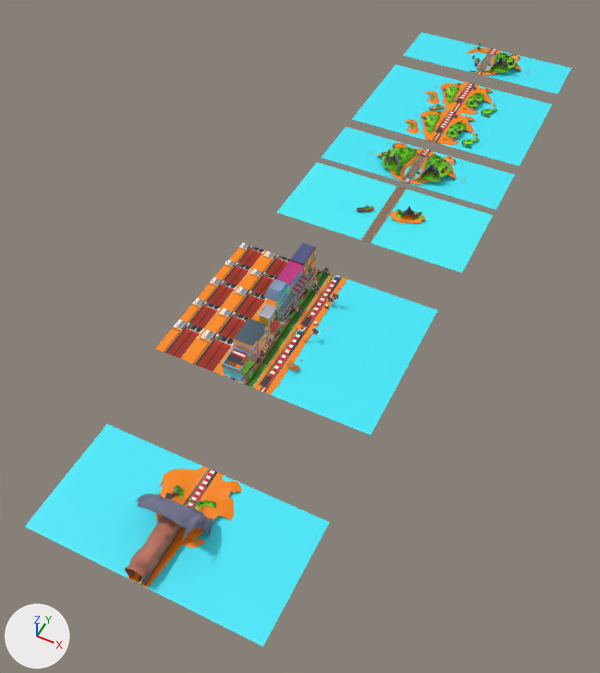
Two versions of the FBX model Assets/ArtWork/PreBakedEnvironments/Beach/beach_Updated_New.fbx, one commit apart.
Camera for both pictures: a 50 mm lens placed at (66.0, -280.0, 168.0), pointed at (-8.0, -132.0, -18.0). The lights are fixed; the arrows at lower left show +X, +Y and +Z. Where no turn or scale is listed for an object, it has been applied to the vertices. Vertices at the same position are counted once.

Objects in the first picture: 'Ground2', 'Ground_Baked_', 'Ground_baked_', 'buildings5__Unbaked_', 'green3', 'grren2', 'tuneel_unbaked_', 'water1', 'water2', 'water3', 'water4__Unbaked_', 'water5_unbaked_', 'water_unbaked_'.
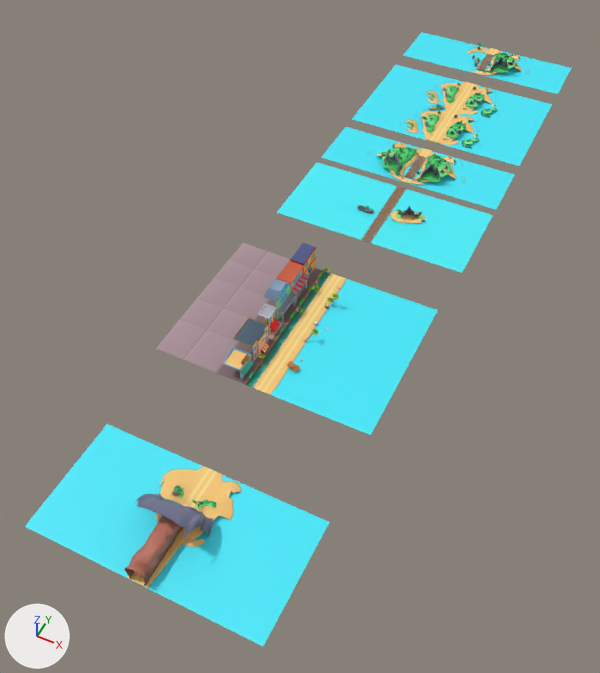
Pixel boxes [x1, y1, x2, y2] of what changed, in the pictures (600 x 673 px):
'Ground_Baked_', recoloured (orange to grey): [155, 243, 347, 395] in both
'buildings5__Unbaked_', reshaped: before [222, 243, 342, 381]; after [223, 243, 342, 380]
'Ground_baked_', recoloured (orange to beige): [126, 466, 242, 588] in both
'Ground2', recoloured (orange to beige): [404, 82, 496, 149] in both
part 1 of me_mesh_013, deleted: before [259, 315, 272, 341]
part 2 of me_mesh_013, deleted: before [233, 339, 254, 362]
part 3 of me_mesh_013, deleted: before [222, 363, 241, 381]
part 4 of me_mesh_013, recoloured: [223, 247, 342, 380] in both
part 5 of me_mesh_004, surface changed: [410, 83, 498, 139] in both
part 6 of me_mesh_004, recoloured: [405, 81, 495, 144] in both
part 7 of me_mesh_007, surface changed: [380, 147, 453, 182] in both
part 8 of me_mesh_007, recoloured: [381, 143, 451, 181] in both

Diff of the bpy script that builds the scene:
```diff
--- a/Assets/ArtWork/PreBakedEnvironments/Beach/beach_Updated_New.fbx.py
+++ b/Assets/ArtWork/PreBakedEnvironments/Beach/beach_Updated_New.fbx.py
@@ img_atlas_1_city_final_new_updated_png @@
+img_atlas_1_city_final_new_updated_png = load_image('atlas_1_city_Final_new updated.png', '../City/atlas_1_city_Final_new updated.png', 1024, 1024, 'sRGB')
@@ mat_neww2 @@
+mat_neww2 = principled_material('Neww2')
+mat_neww2.texture = img_atlas_1_city_final_new_updated_png
@@ me_mesh_005 @@
 me_mesh_005.from_pydata(...)  # 617 vertices, 546 faces; spans x -13.8..13.8, y -20.5..20.5, z -0.7..0.7
-me_mesh_005.materials.append(mat_neww)  # picture img_gradients1_psd
+me_mesh_005.materials.append(mat_neww2)  # picture img_atlas_1_city_final_new_updated_png
@@ me_mesh_013 @@
 # used by ob_buildings5__unbaked; location = (-3.6, -143.9, 5.3)
-me_mesh_013.from_pydata(...)  # 10452 vertices, 8630 faces; spans x -9.3..9.3, y -23.3..23.3, z -5.2..5.2
+me_mesh_013.from_pydata(...)  # 10259 vertices, 8431 faces; spans x -9.3..9.3, y -23.3..23.3, z -5.2..5.2
+# me_mesh_013 part 1: 22 vertices removed from x -8.5..-7.0, y -7.8..-2.6, z -4.3..2.6
+# me_mesh_013 part 2: 7 vertices removed from x -9.3, y -16.3, z -4.3..1.4
+# me_mesh_013 part 3: 7 vertices removed from x -8.7..-8.6, y -23.3..-23.1, z -4.4..-0.7
+# me_mesh_013 part 4: 8423 faces spanning x -9.3..9.3, y -23.3..23.3, z -5.2..5.2 switch from mat_neww (picture img_gradients1_psd) to mat_neww2 (picture img_atlas_1_city_final_new_updated_png)
@@ me_mesh_015 @@
 me_mesh_015.from_pydata(...)  # 325 vertices, 296 faces; spans x -10.4..10.4, y -15.8..15.8, z -0.7..0.7
-me_mesh_015.materials.append(mat_neww)  # picture img_gradients1_psd
+me_mesh_015.materials.append(mat_neww2)  # picture img_atlas_1_city_final_new_updated_png
@@ me_mesh_004 @@
 # used by ob_grren2; location = (0.5, -25.6, 2.0)
-me_mesh_004.from_pydata(...)  # 19027 vertices, 14197 faces; spans x -15.0..15.0, y -20.2..20.2, z -2.6..2.6
+me_mesh_004.from_pydata(...)  # 17912 vertices, 13465 faces; spans x -15.0..15.0, y -20.2..20.2, z -2.6..2.6
+# me_mesh_004 part 5: 2110 kept faces spanning x -11.4..13.7, y -16.7..15.4, z -2.3..2.6 get new texture (UV) coordinates
+# me_mesh_004 part 6: 13306 faces spanning x -15.0..15.0, y -20.2..20.2, z -2.6..2.6 switch from mat_neww (picture img_gradients1_psd) to mat_neww2 (picture img_atlas_1_city_final_new_updated_png)
@@ me_mesh_014 @@
 me_mesh_014.from_pydata(...)  # 808 vertices, 643 faces; spans x -17.5..17.5, y -23.4..23.4, z -1.2..1.2
-me_mesh_014.materials.append(mat_neww)  # picture img_gradients1_psd
+me_mesh_014.materials.append(mat_neww2)  # picture img_atlas_1_city_final_new_updated_png
@@ me_mesh_007 @@
 # used by ob_green3; location = (0.0, -60.9, 2.8)
-me_mesh_007.from_pydata(...)  # 13869 vertices, 10518 faces; spans x -17.2..17.2, y -9.3..9.3, z -3.1..3.1
+me_mesh_007.from_pydata(...)  # 12591 vertices, 9618 faces; spans x -17.2..17.2, y -9.3..9.3, z -3.1..3.1
+# me_mesh_007 part 7: 117 kept faces spanning x -12.8..12.8, y -8.7..7.4, z -2.7..-0.6 get new texture (UV) coordinates
+# me_mesh_007 part 8: 9287 faces spanning x -17.2..17.2, y -9.3..9.3, z -3.1..3.1 switch from mat_neww (picture img_gradients1_psd) to mat_neww2 (picture img_atlas_1_city_final_new_updated_png)
```
